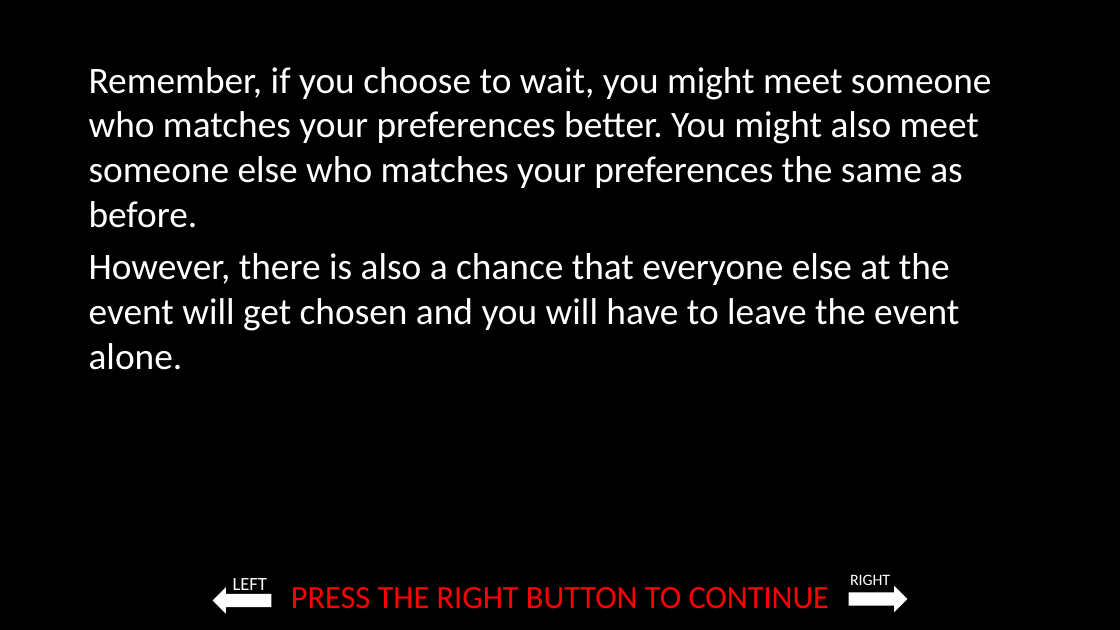
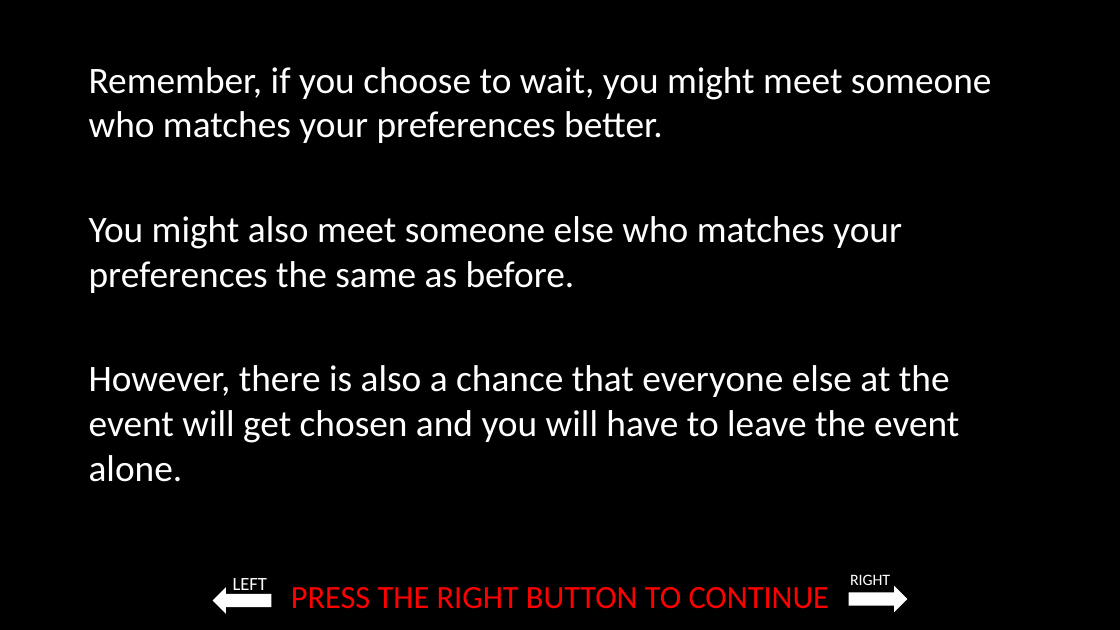
Before and after one commit to laureate-institute-for-brain-research/StimToolOnline, a slide deck: slide 17 of public/js/tasks/blind_dating/media/Blind_dating_game_instructions.pptx (slide 14 before the commit). Drawn at 1120x630 pixels with LibreOffice and Linux fonts; fonts in the diff are those of the drawing. Boxes give left, top, right and bottom in pixels: in the first picture for what was removed or moved away, otherwise in the second. Text is boxed around its words. In the diff, an @@ line names an element or a change of style, - is before the commit and + after.

```diff
--- a/public/js/tasks/blind_dating/media/Blind_dating_game_instructions.pptx
+++ b/public/js/tasks/blind_dating/media/Blind_dating_game_instructions.pptx
@@ text at bbox=[89, 67, 992, 293]: text changed @@
-Remember, if you choose to wait, you might meet someone who matches your preferences better. You might also meet someone else who matches your preferences the same as before.
+Remember, if you choose to wait, you might meet someone who matches your preferences better.
+You might also meet someone else who matches your preferences the same as before.
```
Also in this commit, not shown: 15 other slides changed, 4 slides added, 29 other files.
